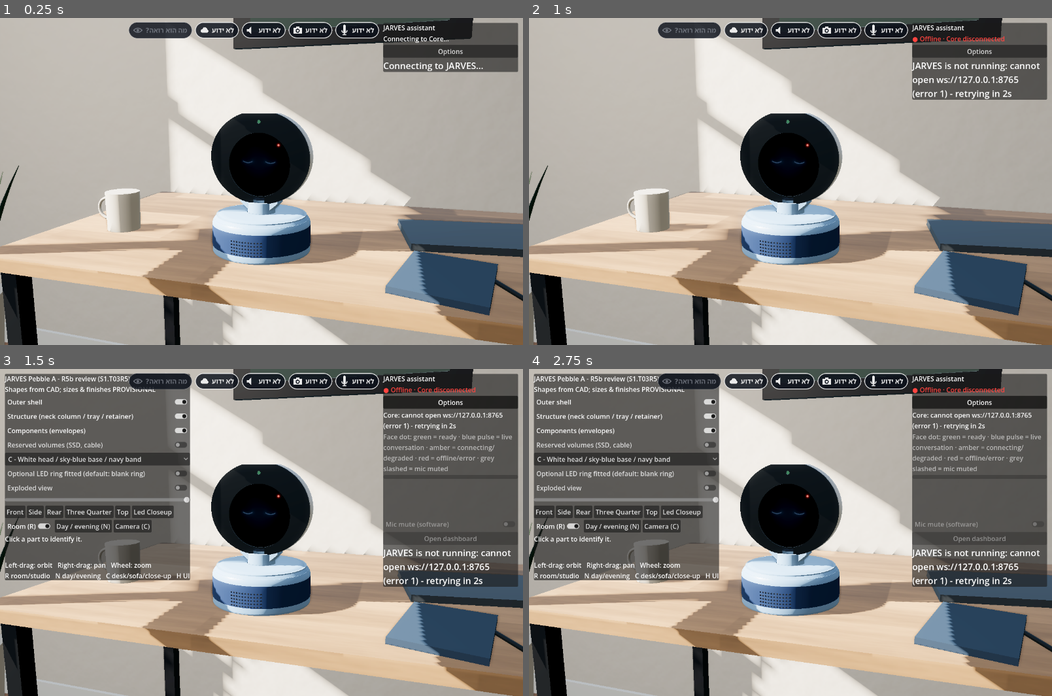
Above: before the commit, frames 1-4 (two rows, left to right).
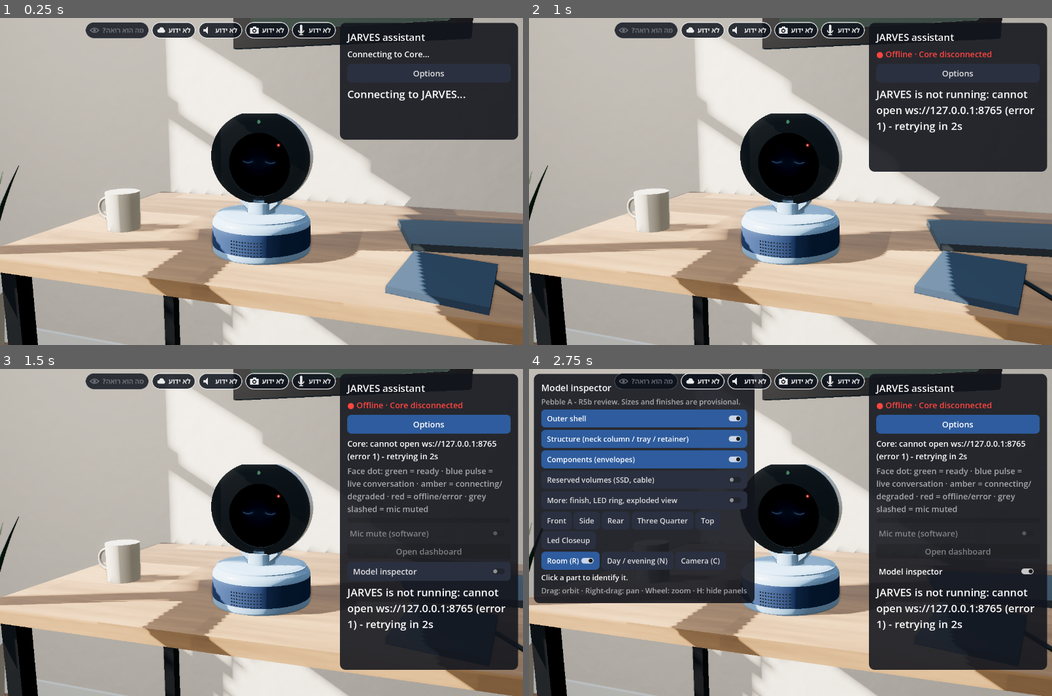
Above: after the commit, the same moments.

Repository: Jarvis-igerman-ai/jarves
Game: Godot game, scene res://main.tscn
Two runs of this game, one before a commit and one after it. Both use one fixed random seed, a clock stepped at 60 frames per second and the inputs below.
Inputs (mouse positions are in pixels of both pictures, inside the frame that each line leads up to):
- Up to frame 1 (0.25 s): no input
- Up to frame 2 (1 s): tap Enter at 0.5 s; drag from (785, 31) to (842, 109) at 0.52 s
- Up to frame 3 (1.5 s): click "Options" at 1.25 s
- Up to frame 4 (2.75 s): click (957, 571) at 2 s, where only the run after the commit has a clickable "Model inspector"

The runs differ from the first frame. In frame 1, 11% of the frame differs, in the area x 16-100%, y 1-38%; in frame 2, 15%; in frame 3, 49%; in frame 4, 55%, in the area x 0-100%, y 1-92%.

Commit message:
ui(viewer): larger text, calmer cards, less on screen by default; inspector behind its own switch
Co-Authored-By: Claude Sonnet 5.5 <noreply@anthropic.com>
Claude-Session: https://claude.ai/code/session_01A4qoP7qn5dWHRAivVAyLEk

Diff:
--- a/godot/face/assistant_ui.gd
+++ b/godot/face/assistant_ui.gd
@@ -18,8 +18,10 @@
 var activity: Label              # big, plain-language "what is JARVES doing now"
 var level_bar: ProgressBar       # live microphone level while listening
 var _level_seen := 0.0
-signal options_toggled(on: bool)
+signal inspector_toggled(on: bool)   # "Model inspector" (3D twin review panel); the face display has none
+const UI_FONT := 20               # readable on a desk monitor; the default 16 px was too small
 var options_box: VBoxContainer
+var inspector_chk: CheckButton
 var connection: Label
 var _state := "idle"
 var _linked := false
@@ -45,10 +47,13 @@
 	add_child(link)
 	link.link_changed.connect(_on_link)
 	link.message.connect(_on_message)
+	theme = _make_theme()
 	var box := VBoxContainer.new()
+	box.add_theme_constant_override("separation", 10)
 	add_child(box)
 	var title := Label.new()
 	title.text = "JARVES assistant"
+	title.add_theme_font_size_override("font_size", UI_FONT + 4)
 	title_lbl = title
 	box.add_child(title)
 	connection = Label.new()
@@ -57,45 +62,44 @@
 	var toggle := Button.new()
 	toggle.text = "Options"
 	toggle.toggle_mode = true
-	toggle.toggled.connect(func(on):
-		options_box.visible = on
-		options_toggled.emit(on))
+	toggle.toggled.connect(func(on): options_box.visible = on)
 	box.add_child(toggle)
 	options_box = VBoxContainer.new()
+	options_box.add_theme_constant_override("separation", 8)
 	options_box.visible = false
 	box.add_child(options_box)
 	status_lbl = Label.new()
 	status_lbl.text = "Core: connecting..."
-	status_lbl.custom_minimum_size = Vector2(330, 0)
+	status_lbl.custom_minimum_size = Vector2(400, 0)
 	status_lbl.autowrap_mode = TextServer.AUTOWRAP_WORD_SMART
 	options_box.add_child(status_lbl)
 	var legend := Label.new()
 	legend.text = LINK_LEGEND
 	legend.modulate = Color(1, 1, 1, 0.6)
-	legend.custom_minimum_size = Vector2(330, 0)
+	legend.custom_minimum_size = Vector2(400, 0)
 	legend.autowrap_mode = TextServer.AUTOWRAP_WORD_SMART
 	options_box.add_child(legend)
 	activity = Label.new()
 	activity.text = "Connecting to JARVES..."
-	activity.add_theme_font_size_override("font_size", 22)
-	activity.custom_minimum_size = Vector2(330, 0)
+	activity.add_theme_font_size_override("font_size", UI_FONT + 6)
+	activity.custom_minimum_size = Vector2(400, 0)
 	activity.autowrap_mode = TextServer.AUTOWRAP_WORD_SMART
 	activity.text_direction = Control.TEXT_DIRECTION_AUTO
 	box.add_child(activity)
 	level_bar = ProgressBar.new()
 	level_bar.max_value = 1.0
 	level_bar.show_percentage = false
-	level_bar.custom_minimum_size = Vector2(330, 10)
+	level_bar.custom_minimum_size = Vector2(400, 12)
 	level_bar.tooltip_text = "Microphone level"
 	options_box.add_child(level_bar)
 	who = Label.new()
 	who.modulate = Color(1, 1, 1, 0.6)
-	options_box.add_child(who)
+	box.add_child(who)
 	caption = Label.new()
-	caption.custom_minimum_size = Vector2(330, 60)
+	caption.custom_minimum_size = Vector2(400, 0)
 	caption.autowrap_mode = TextServer.AUTOWRAP_WORD_SMART
 	caption.text_direction = Control.TEXT_DIRECTION_AUTO
-	options_box.add_child(caption)
+	box.add_child(caption)
 	mute_chk = CheckButton.new()
 	mute_chk.text = "Mic mute (software)"
 	mute_chk.toggled.connect(func(on): link.send("mic.set_mute", {"muted": on}))
@@ -106,6 +110,11 @@
 	dash_btn.tooltip_text = "Conversations, logs, costs, memory and settings in your browser"
 	dash_btn.pressed.connect(func(): link.send("ui.open_dashboard"))
 	options_box.add_child(dash_btn)
+	inspector_chk = CheckButton.new()
+	inspector_chk.text = "Model inspector"
+	inspector_chk.visible = false     # main.gd (3D twin) turns it on; the face display has no inspector
+	inspector_chk.toggled.connect(func(on): inspector_toggled.emit(on))
+	options_box.add_child(inspector_chk)
 	confirm = ConfirmationDialog.new()
 	confirm.confirmed.connect(func(): _answer(true))
 	confirm.canceled.connect(func(): _answer(false))
@@ -141,6 +150,31 @@
 	_set_controls(false)
 
 
+## One calm look for the whole panel: bigger text, dark rounded card, roomy padding, large touch-friendly buttons.
+static func make_ui_theme(font := 20) -> Theme:
+	var t := Theme.new()
+	t.default_font_size = font
+	var card := StyleBoxFlat.new()
+	card.bg_color = Color(0.07, 0.08, 0.11, 0.88)
+	card.set_corner_radius_all(14)
+	card.set_content_margin_all(18)
+	t.set_stylebox("panel", "PanelContainer", card)
+	for kind in ["normal", "hover", "pressed"]:
+		var b := StyleBoxFlat.new()
+		b.bg_color = {"normal": Color(0.17, 0.19, 0.25), "hover": Color(0.23, 0.26, 0.34), "pressed": Color(0.18, 0.36, 0.62)}[kind]
+		b.set_corner_radius_all(10)
+		b.content_margin_left = 14
+		b.content_margin_right = 14
+		b.content_margin_top = 9
+		b.content_margin_bottom = 9
+		t.set_stylebox(kind, "Button", b)
+	return t
+
+
+func _make_theme() -> Theme:
+	return make_ui_theme(UI_FONT)
+
+
 func _process(delta: float) -> void:
 	if preview and preview.tick(delta):
 		_close_preview()
--- a/godot/main.gd
+++ b/godot/main.gd
@@ -259,12 +259,19 @@
 	inspection_panel = panel
 	panel.visible = false
 	panel.position = Vector2(12, 12)
+	panel.theme = AssistantUI.make_ui_theme(18)
 	layer.add_child(panel)
 	var box := VBoxContainer.new()
+	box.add_theme_constant_override("separation", 6)
 	panel.add_child(box)
 	var title := Label.new()
-	title.text = "JARVES Pebble A - R5b review (S1.T03R5)\nShapes from CAD; sizes & finishes PROVISIONAL"
+	title.text = "Model inspector"
+	title.add_theme_font_size_override("font_size", 22)
 	box.add_child(title)
+	var prov := Label.new()
+	prov.text = "Pebble A - R5b review. Sizes and finishes are provisional."
+	prov.modulate = Color(1, 1, 1, 0.6)
+	box.add_child(prov)
 	for c in LAYERS:
 		var chk := CheckButton.new()
 		chk.text = LAYERS[c]
@@ -272,36 +279,43 @@
 		chk.toggled.connect(_set_layer.bind(c))
 		box.add_child(chk)
 		checks[c] = chk
+	var more := VBoxContainer.new()
+	more.visible = false
 	finish_btn = OptionButton.new()
 	for k in fin.finishes:
 		finish_btn.add_item(fin.finishes[k].label)
 		finish_btn.set_item_metadata(finish_btn.item_count - 1, k)
 	finish_btn.item_selected.connect(func(i): _apply_finish(finish_btn.get_item_metadata(i)))
-	box.add_child(finish_btn)
+	more.add_child(finish_btn)
 	blank_chk = CheckButton.new()
 	blank_chk.text = "Optional LED ring fitted (default: blank ring)"
 	blank_chk.toggled.connect(_set_blank)
-	box.add_child(blank_chk)
+	more.add_child(blank_chk)
 	explode_chk = CheckButton.new()
 	explode_chk.text = "Exploded view"
 	explode_chk.toggled.connect(func(on): _set_explode(on, explode_slider.value if on else 0.0, true))
-	box.add_child(explode_chk)
+	more.add_child(explode_chk)
 	explode_slider = HSlider.new()
 	explode_slider.min_value = 0.0
 	explode_slider.max_value = 1.0
 	explode_slider.step = 0.01
 	explode_slider.value = 1.0
-	explode_slider.custom_minimum_size = Vector2(300, 20)
+	explode_slider.custom_minimum_size = Vector2(380, 24)
 	explode_slider.value_changed.connect(func(v): if exploded: _set_explode(true, v))
-	box.add_child(explode_slider)
-	var views := HBoxContainer.new()
+	more.add_child(explode_slider)
+	var more_btn := CheckButton.new()
+	more_btn.text = "More: finish, LED ring, exploded view"
+	more_btn.toggled.connect(func(on): more.visible = on)
+	box.add_child(more_btn)
+	box.add_child(more)
+	var views := HFlowContainer.new()
 	for v in VIEWS:
 		var b := Button.new()
 		b.text = v.replace("_", " ").capitalize()
 		b.pressed.connect(_set_view.bind(v))
 		views.add_child(b)
 	box.add_child(views)
-	var rbox := HBoxContainer.new()
+	var rbox := HFlowContainer.new()
 	room_chk = CheckButton.new()
 	room_chk.text = "Room (R)"
 	room_chk.toggled.connect(_set_room)
@@ -317,10 +331,11 @@
 	box.add_child(rbox)
 	info = Label.new()
 	info.text = "Click a part to identify it."
-	info.custom_minimum_size = Vector2(330, 60)
+	info.custom_minimum_size = Vector2(380, 0)
 	box.add_child(info)
 	var help := Label.new()
-	help.text = "Left-drag: orbit   Right-drag: pan   Wheel: zoom\nR room/studio   N day/evening   C desk/sofa/close-up   H UI"
+	help.text = "Drag: orbit · Right-drag: pan · Wheel: zoom · H: hide panels"
+	help.modulate = Color(1, 1, 1, 0.6)
 	box.add_child(help)
 
 
@@ -361,7 +376,8 @@
 	assistant = AssistantUI.new()
 	assistant.face = face
 	ui_layer.add_child(assistant)
-	assistant.options_toggled.connect(func(on): inspection_panel.visible = on)
+	assistant.inspector_chk.visible = true
+	assistant.inspector_toggled.connect(func(on): inspection_panel.visible = on)
 	assistant.set_anchors_and_offsets_preset(Control.PRESET_TOP_RIGHT, Control.PRESET_MODE_MINSIZE, 12)
 
 
Not shown, changed: docs/HANDOFF.md
